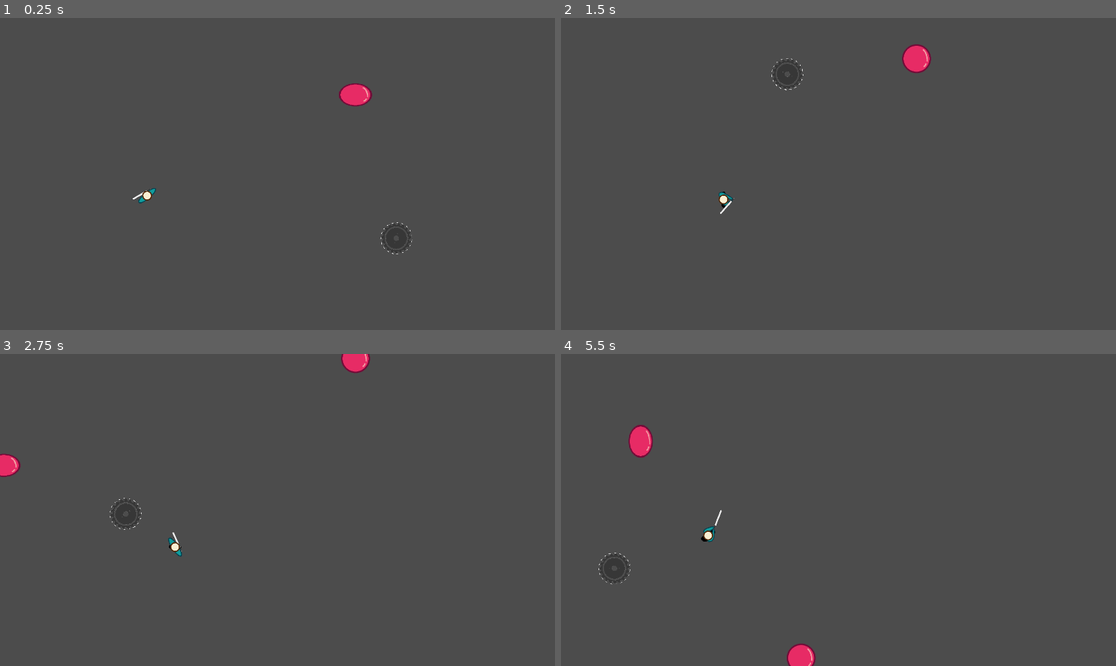
Above: before the commit, frames 1-4 (two rows, left to right).
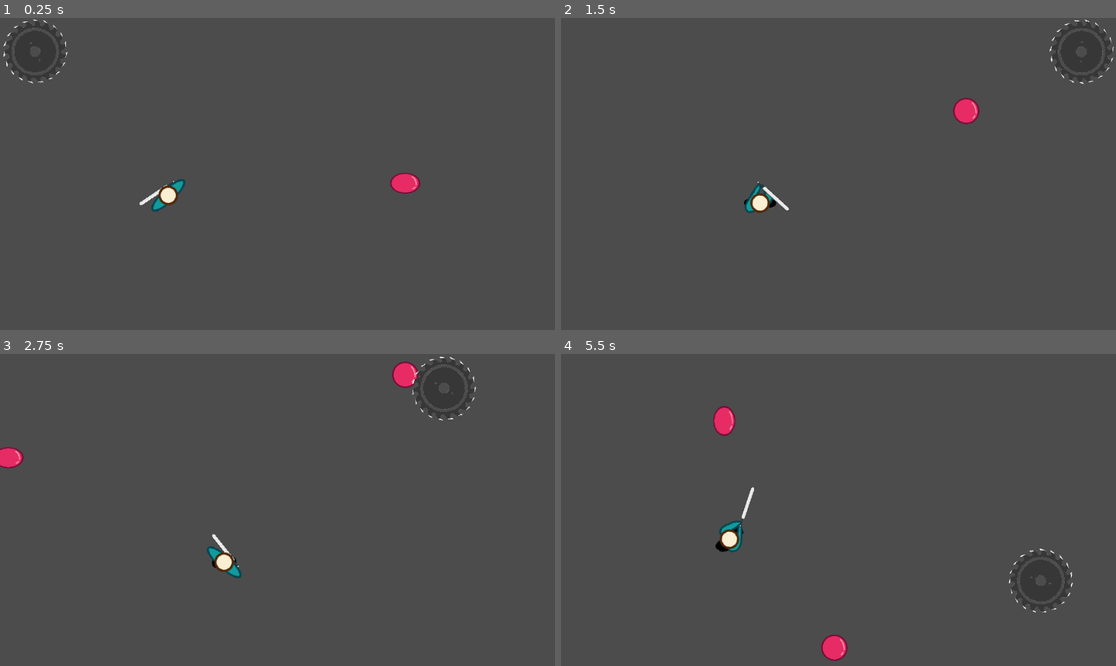
Above: after the commit, the same moments.

Repository: Zircon332/Sawblader
Game: Godot game, scene res://scenes/main.tscn
Same seed, same stepped clock (60 frames per second), same inputs: the game is played once before the commit and once after it.
Inputs (mouse positions are in pixels of both pictures, inside the frame that each line leads up to):
- Up to frame 1 (0.25 s): no input
- Up to frame 2 (1.5 s): move the mouse to (960, 158) at 0.52 s; hold D (move_right) 0.53-1.28 s; click (960, 158) at 0.6 s; move the mouse to (727, 189) at 1.27 s; hold S (move_down) from 1.28 s (still down); click (727, 189) at 1.35 s
- Up to frame 3 (2.75 s): move the mouse to (333, 441) at 2.02 s; release S (move_down) at 2.03 s; hold D (move_right) from 2.03 s (still down); click (333, 441) at 2.1 s
- Up to frame 4 (5.5 s): move the mouse to (810, 572) at 2.77 s; release D (move_right) at 2.78 s; hold W (move_up) 2.78-3.53 s; click (810, 572) at 2.85 s; move the mouse to (1005, 556) at 3.52 s; hold A (move_left) 3.53-5.03 s; click (1005, 556) at 3.6 s; move the mouse to (672, 463) at 4.27 s; click (672, 463) at 4.35 s; move the mouse to (866, 510) at 5.02 s; hold S (move_down) from 5.03 s (still down); click (866, 510) at 5.1 s

The runs differ from the first frame. In frame 1, 1.2% of the frame differs, in the area x 0-76%, y 0-76%; in frame 2, 1.3%; in frame 3, 1.4%; in frame 4, 2.0%, in the area x 6-93%, y 16-100%.

Commit message:
scaled down the game

Diff:
--- a/entities/saw/saw.gd
+++ b/entities/saw/saw.gd
@@ -4,7 +4,7 @@
 var _friction = 0.01
 
 var rotation_speed = 2
-var velocity = Vector2.ONE * 1000
+var velocity = Vector2.ONE * 100000
 
 onready var _sprite = $Sawblade
 
--- a/entities/slime/slime.tscn
+++ b/entities/slime/slime.tscn
@@ -4,7 +4,7 @@
 [ext_resource path="res://assets/slime.png" type="Texture" id=2]
 
 [sub_resource type="CircleShape2D" id=1]
-radius = 50.4876
+radius = 23.0
 
 [sub_resource type="Animation" id=2]
 length = 0.001
@@ -45,6 +45,7 @@
 shape = SubResource( 1 )
 
 [node name="Sprite" type="Sprite" parent="."]
+scale = Vector2( 0.453125, 0.453125 )
 texture = ExtResource( 2 )
 hframes = 6
 
--- a/project.godot
+++ b/project.godot
@@ -16,12 +16,9 @@
 
 [display]
 
-window/size/width=1920
-window/size/height=1080
-window/size/borderless=true
-window/size/fullscreen=true
-window/size/test_width=1920
-window/size/test_height=1080
+window/size/width=960
+window/size/height=540
+window/size/resizable=false
 
 [gui]
 
--- a/scenes/main.tscn
+++ b/scenes/main.tscn
@@ -11,32 +11,32 @@
 script = ExtResource( 2 )
 
 [node name="Spawner" parent="." instance=ExtResource( 1 )]
-position = Vector2( 178.624, 145.14 )
-scale = Vector2( 1.46971, 1.34607 )
+position = Vector2( 73.1666, 47.4188 )
+scale = Vector2( 0.817454, 0.764396 )
 
 [node name="Slime" parent="." instance=ExtResource( 3 )]
-position = Vector2( 1230, 291 )
+position = Vector2( 701, 311 )
 
 [node name="Player" parent="." instance=ExtResource( 4 )]
-position = Vector2( 509, 615 )
+position = Vector2( 291, 307 )
 
 [node name="Saw" parent="." instance=ExtResource( 5 )]
-position = Vector2( 1140, 573 )
+position = Vector2( 580, 432 )
 
 [node name="Walls" type="Node2D" parent="."]
 
 [node name="Wall" parent="Walls" instance=ExtResource( 6 )]
-position = Vector2( 1, 503 )
-scale = Vector2( 10.8907, -54.9909 )
+position = Vector2( -407, 250 )
+scale = Vector2( 40.7707, -54.9909 )
 
 [node name="Wall2" parent="Walls" instance=ExtResource( 6 )]
-position = Vector2( 1596, 500 )
-scale = Vector2( 9.87083, -504.169 )
+position = Vector2( 1425, 320 )
+scale = Vector2( 46.5856, -58.0522 )
 
 [node name="Wall3" parent="Walls" instance=ExtResource( 6 )]
-position = Vector2( 979, -131 )
+position = Vector2( 587, -173 )
 scale = Vector2( -120.19, -17.5083 )
 
 [node name="Wall4" parent="Walls" instance=ExtResource( 6 )]
-position = Vector2( 913, 1008 )
-scale = Vector2( -120.19, -17.5083 )
+position = Vector2( 542, 715 )
+scale = Vector2( -87.51, -17.5083 )
